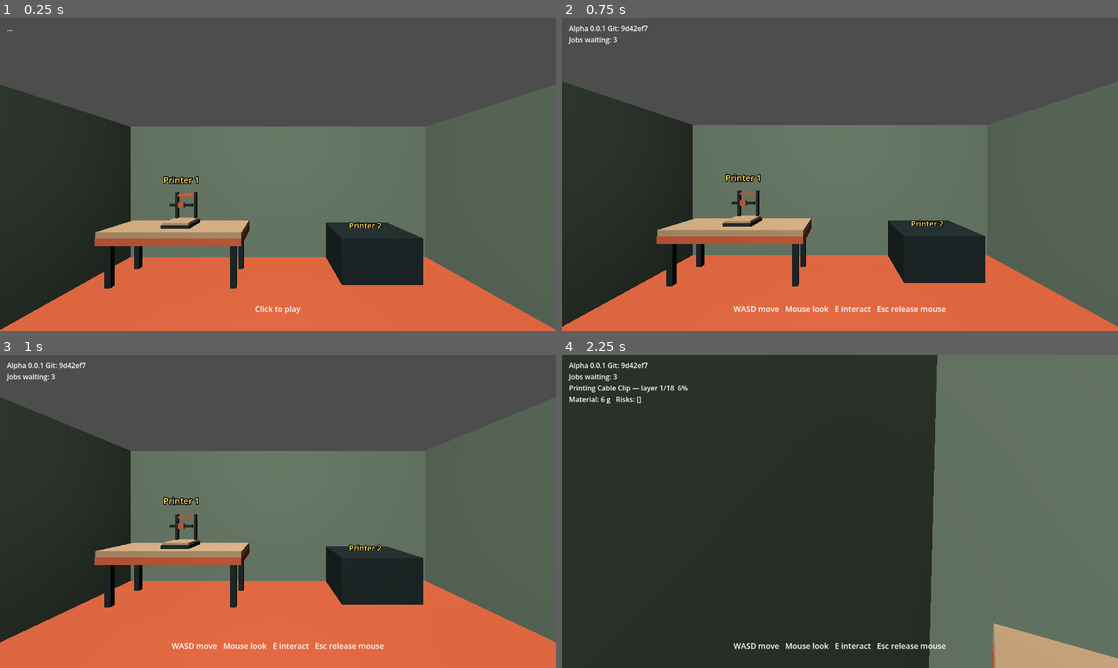
Above: before the commit, frames 1-4 (two rows, left to right).
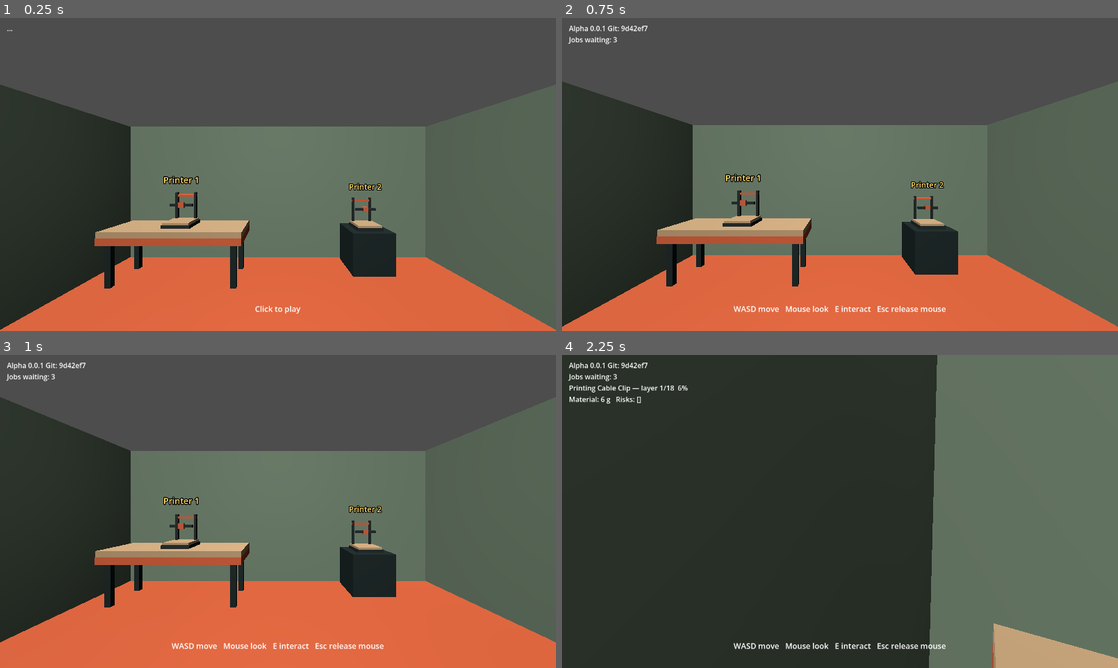
Above: after the commit, the same moments.

Repository: jiracipika/printshop-sim
Game: Godot game, scene res://scenes/Main.tscn
Two runs of this game, one before a commit and one after it. Both use one fixed random seed, a clock stepped at 60 frames per second and the inputs below.
Inputs (mouse positions are in pixels of both pictures, inside the frame that each line leads up to):
- Up to frame 1 (0.25 s): no input
- Up to frame 2 (0.75 s): tap Enter at 0.5 s; move the mouse to (962, 158) at 0.52 s; hold D (move_right) from 0.53 s (still down); tap E (interact) at 0.6 s; click (962, 158) at 0.67 s
- Up to frame 3 (1 s): keep holding D (move_right)
- Up to frame 4 (2.25 s): tap Space at 1.25 s; move the mouse to (812, 511) at 1.27 s; release D (move_right) at 1.28 s; hold W (move_forward) from 1.28 s (still down); tap E (interact) at 1.35, 2.1 s; move the mouse to (851, 505) at 2.02 s

The runs differ from the first frame. In frame 1, 1.9% of the frame differs, in the area x 58-77%, y 52-86%; in frame 2, 1.9%; in frame 3, 1.8%; in frame 4, nothing differs.

Commit message:
fix: place second printer on its stand instead of sunken into it

Diff:
--- a/scripts/Main.gd
+++ b/scripts/Main.gd
@@ -167,13 +167,13 @@
 	_printers.append(printer_a)
 
 	var printer_b := _make_printer(1)
-	printer_b.position = Vector3(1.8, 0, -2.4)
+	printer_b.position = Vector3(1.8, 0.8, -2.4)
 	add_child(printer_b)
 	_printers.append(printer_b)
 
 	var stand := MeshInstance3D.new()
 	var stand_box := BoxMesh.new()
-	stand_box.size = Vector3(1.4, 0.8, 1.4)
+	stand_box.size = Vector3(0.8, 0.8, 0.8)
 	stand.mesh = stand_box
 	stand.material_override = steel
 	stand.position = Vector3(1.8, 0.4, -2.4)
